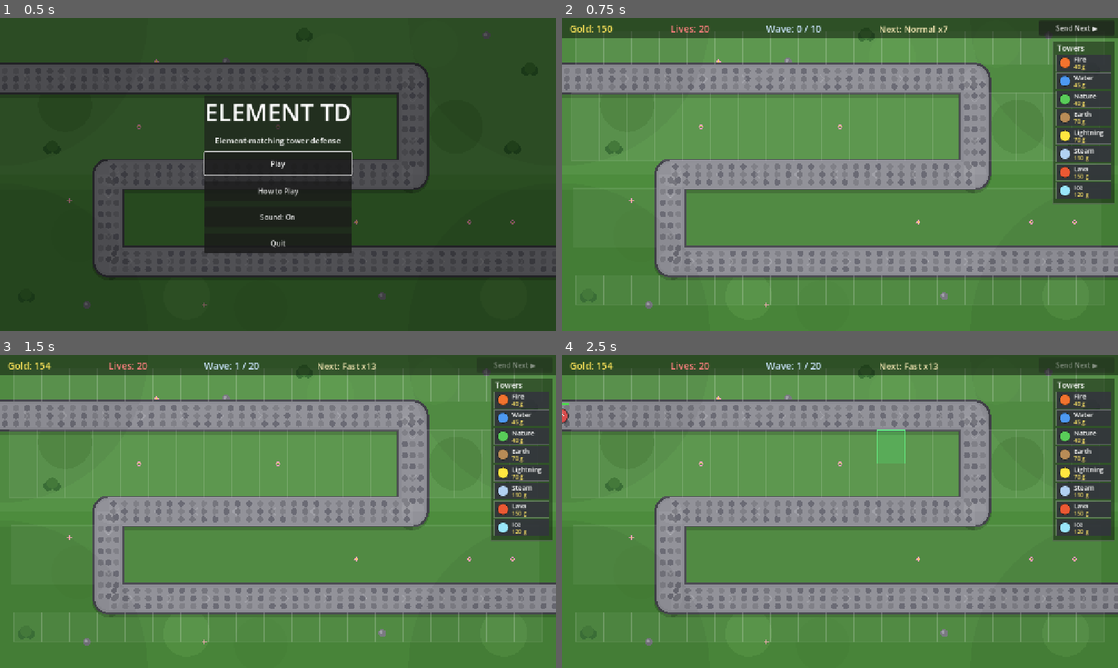
Above: before the commit, frames 1-4 (two rows, left to right).
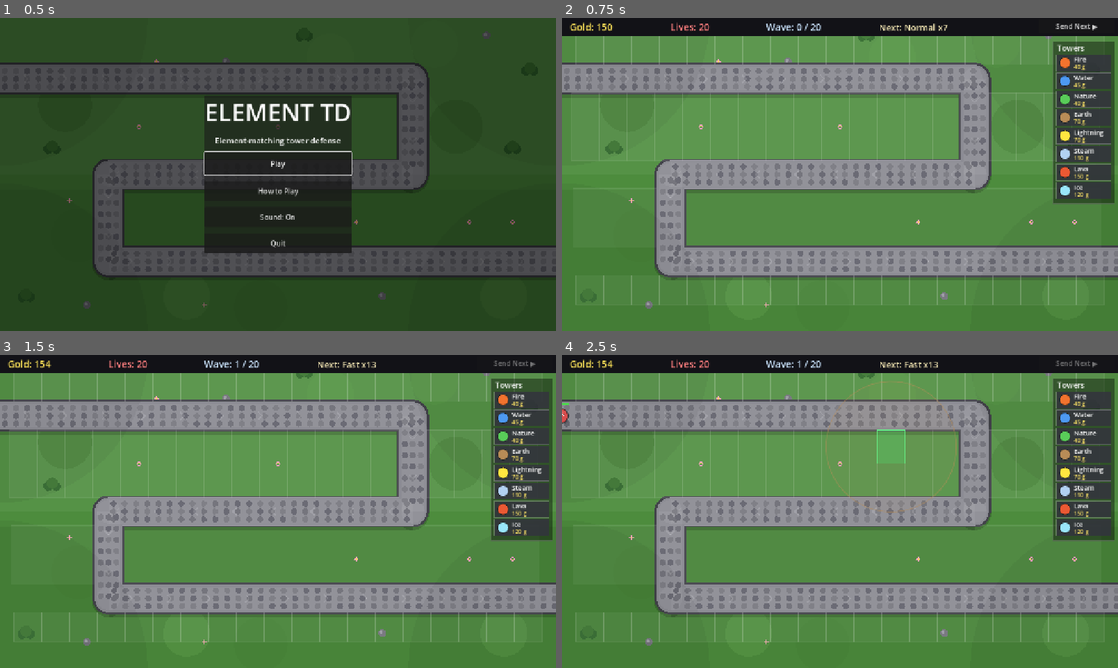
Above: after the commit, the same moments.

Repository: acansahin/godot-tower-defense-
Game: Godot game, scene res://scenes/Menu.tscn
Same seed, same stepped clock (60 frames per second), same inputs: the game is played once before the commit and once after it.
Inputs (mouse positions are in pixels of both pictures, inside the frame that each line leads up to):
- Up to frame 1 (0.5 s): no input
- Up to frame 2 (0.75 s): click "Play" at 0.5 s
- Up to frame 3 (1.5 s): click "Send Next ▶" at 1.25 s
- Up to frame 4 (2.5 s): tap Enter at 2 s; drag from (1084, 458) to (895, 442) at 2.02 s

Frame 1 is identical in both runs. In frame 2, 6.0% of the frame differs, in the area x 0-100%, y 0-7%; in frame 3, 6.4%; in frame 4, 6.6%, in the area x 0-100%, y 0-51%.

Commit message:
Balance the late game, and make tower feedback readable
Play-testing stalled hard at waves 9, 14 and 15. Each looked like its own
problem, but they shared a cause: archetype multipliers stack on top of a
quadratic HP curve, so late waves outran what the gold economy can answer.

Balance:
- Poison no longer checks cc_immune. That flag means crowd-control
  immunity, and poison is damage, not control — gating it there left
  Water, Nature, Ice and Lightning all inert on Immune waves, so a 120g
  Ice tower dropped to 14 DPS. Nature/Ice/Lava are now the answer to them.
- Immune trimmed (hp 1.3 -> 1.15, count x0.85): wave 14's pool was ~36,800
  against wave 13's ~15,800.
- Element mismatch softened (x0.6 -> x0.7). At x0.6 a water-armoured wave
  inflated effective HP 67% against the cheap, popular Fire tower, which
  read as a spike rather than a nudge to diversify.
- HP curve 3n^2 -> 2.55n^2: eases waves 12-20 by ~13% and barely touches
  the early game, instead of patching waves one at a time.

Readability:
- Tower ranges were drawn at alpha 0.08 — invisible. They now brighten on
  hover and preview under the drag ghost, so coverage is judgeable before
  the gold is spent, without a full board becoming a tangle of circles.
- The upgrade hint moved off the tower body to a pair of soft chevrons
  drifting up its left side. On the body the barrel swung over it, and
  towers firing upward looked stubby. The animation runs off the engine
  clock rather than a per-tower timer so every hint moves in lockstep.
- Top grid row sat under the HUD bar. The bar is now 40px and opaque and
  the row spans 40..108, giving it the same 68px height as the lower rows
  with no gap either side. Also fixes the stale "Wave: 0 / 10" placeholder.

Co-Authored-By: Claude Opus 4.8 <noreply@anthropic.com>

Diff:
--- a/godottowerdefense/scenes/HUD.tscn
+++ b/godottowerdefense/scenes/HUD.tscn
@@ -12,16 +12,16 @@
 [node name="Bar" type="ColorRect" parent="."]
 layout_mode = 0
 offset_right = 1280.0
-offset_bottom = 46.0
-color = Color(0, 0, 0, 0.45)
+offset_bottom = 40.0
+color = Color(0.07, 0.07, 0.09, 1)
 mouse_filter = 2
 
 [node name="GoldLabel" type="Label" parent="."]
 layout_mode = 0
 offset_left = 18.0
-offset_top = 9.0
+offset_top = 5.0
 offset_right = 230.0
-offset_bottom = 40.0
+offset_bottom = 36.0
 mouse_filter = 2
 theme_override_colors/font_color = Color(1, 0.9, 0.35, 1)
 theme_override_font_sizes/font_size = 22
@@ -30,9 +30,9 @@
 [node name="LivesLabel" type="Label" parent="."]
 layout_mode = 0
 offset_left = 250.0
-offset_top = 9.0
+offset_top = 5.0
 offset_right = 450.0
-offset_bottom = 40.0
+offset_bottom = 36.0
 mouse_filter = 2
 theme_override_colors/font_color = Color(1, 0.5, 0.5, 1)
 theme_override_font_sizes/font_size = 22
@@ -41,20 +41,20 @@
 [node name="WaveLabel" type="Label" parent="."]
 layout_mode = 0
 offset_left = 470.0
-offset_top = 9.0
+offset_top = 5.0
 offset_right = 720.0
-offset_bottom = 40.0
+offset_bottom = 36.0
 mouse_filter = 2
 theme_override_colors/font_color = Color(0.8, 0.9, 1, 1)
 theme_override_font_sizes/font_size = 22
-text = "Wave: 0 / 10"
+text = "Wave: 0 / 20"
 
 [node name="NextLabel" type="Label" parent="."]
 layout_mode = 0
 offset_left = 730.0
-offset_top = 11.0
+offset_top = 7.0
 offset_right = 1090.0
-offset_bottom = 40.0
+offset_bottom = 36.0
 mouse_filter = 2
 theme_override_colors/font_color = Color(0.95, 0.9, 0.7, 1)
 theme_override_font_sizes/font_size = 20
@@ -63,7 +63,7 @@
 [node name="SendButton" type="Button" parent="."]
 layout_mode = 0
 offset_left = 1098.0
-offset_top = 6.0
+offset_top = 2.0
 offset_right = 1272.0
-offset_bottom = 40.0
+offset_bottom = 36.0
 text = "Send Next ▶"
--- a/godottowerdefense/scenes/Menu.tscn
+++ b/godottowerdefense/scenes/Menu.tscn
@@ -93,8 +93,9 @@
 • Click a tower to upgrade it — the green ▲ appears when you can afford it.
 • Click the small red ✕ on a tower to sell it for half of what you spent.
 • Earth and Lava are ground-only — they cannot hit flyers.
+• Immune enemies shrug off slows and stuns — but poison still hurts them.
 • Elements: fire → nature → earth → water → fire.
-    You deal ×1.75 to the element you beat, ×0.6 to the one that beats you.
+    You deal ×1.75 to the element you beat, ×0.7 to the one that beats you.
 • Send Next ▶ starts the next wave early for bonus gold.
 • Press M to mute all sound.
 • Survive all 20 waves to win."
--- a/godottowerdefense/scripts/enemy.gd
+++ b/godottowerdefense/scripts/enemy.gd
@@ -18,7 +18,7 @@
 var is_boss: bool = false    ## Bosses get a crown + heavier presence.
 var life_cost: int = 1       ## Lives lost if this enemy reaches the end (bosses cost more).
 # Archetype traits (set by WaveManager from the wave's WAVE_TYPES entry).
-var cc_immune: bool = false  ## Ignores slow / poison / stun.
+var cc_immune: bool = false  ## Ignores slow / stun. Poison still applies (it's damage, not control).
 var regen_dps: float = 0.0   ## Heals this much per second.
 var split_into: int = 0      ## Children spawned on death (0 = none).
 var armor_element: String = ""  ## Element matchup vs tower damage element ("" = neutral).
@@ -59,9 +59,10 @@
 	queue_redraw()
 
 ## Deals `dps` damage per second for `time` seconds. Strongest poison wins.
+## Deliberately NOT gated on cc_immune: that flag means crowd-control immunity, and
+## poison is damage rather than control. This is what keeps Nature / Ice / Lava useful
+## against Immune waves instead of leaving most of the roster with no effect at all.
 func apply_poison(dps: float, time: float) -> void:
-	if cc_immune:
-		return
 	_poison_dps = maxf(_poison_dps, dps)
 	_poison_time = maxf(_poison_time, time)
 	queue_redraw()
--- a/godottowerdefense/scripts/game.gd
+++ b/godottowerdefense/scripts/game.gd
@@ -34,7 +34,9 @@
 #   band A (140..360): grass 172..328 (156 tall) -> two 78-tall rows
 #   band B (360..560): grass 392..528 (136 tall) -> two 68-tall rows
 const GRID_ROWS: Array = [
-	Vector2(69.0, 78.0),                          # above the top road
+	# Spans y 40..108: flush under the HUD bar (which ends at 40) and flush against the
+	# top road, so it is the same 68px height as the lower rows with no gap either side.
+	Vector2(74.0, 68.0),                          # above the top road
 	Vector2(211.0, 78.0), Vector2(289.0, 78.0),   # between top & middle roads
 	Vector2(426.0, 68.0), Vector2(494.0, 68.0),   # between middle & bottom roads
 	Vector2(626.0, 68.0),                         # below the bottom road
@@ -109,7 +111,7 @@
 	"fast":   {"name": "Fast",   "color": Color(0.95, 0.85, 0.25), "hp": 0.6, "spd": 1.7, "count": 1.3, "radius": 0.85},
 	"swarm":  {"name": "Swarm",  "color": Color(0.90, 0.50, 0.75), "hp": 0.35, "spd": 1.15, "count": 2.6, "radius": 0.8},
 	"tank":   {"name": "Tank",   "color": Color(0.45, 0.50, 0.55), "hp": 3.0, "spd": 0.6, "count": 0.4, "radius": 1.35},
-	"immune": {"name": "Immune", "color": Color(0.60, 0.62, 0.70), "hp": 1.3, "cc_immune": true},
+	"immune": {"name": "Immune", "color": Color(0.60, 0.62, 0.70), "hp": 1.15, "count": 0.85, "cc_immune": true},
 	"regen":  {"name": "Regen",  "color": Color(0.35, 0.75, 0.40), "hp": 1.0, "count": 0.8, "regen": 0.035},
 	"air":    {"name": "Air",    "color": Color(0.72, 0.78, 0.96), "air": true},
 	"split":  {"name": "Splitter","color": Color(0.85, 0.55, 0.25), "hp": 1.2, "count": 0.7, "split": 2, "radius": 1.15},
@@ -149,7 +151,11 @@
 	"nature": Color(0.35, 0.80, 0.35), "earth": Color(0.72, 0.55, 0.34),
 }
 const ELEMENT_STRONG := 1.75
-const ELEMENT_WEAK := 0.6
+## Mismatched element damage. Kept fairly gentle on purpose: at 0.6 a wave whose armour
+## countered the player's main element (notably the water waves vs. the cheap, popular
+## Fire tower) inflated its effective HP by 67%, which read as a difficulty spike rather
+## than a prompt to diversify.
+const ELEMENT_WEAK := 0.7
 
 ## Damage multiplier for attacker element `atk` hitting armour element `def`.
 func element_mult(atk: String, def: String) -> float:
--- a/godottowerdefense/scripts/main.gd
+++ b/godottowerdefense/scripts/main.gd
@@ -14,6 +14,7 @@
 @onready var preview = $Preview  ## Drag ghost.
 
 var _drag_kind: String = ""  ## Tower type being dragged from the palette ("" = none).
+var _hovered: Tower = null   ## Tower under the mouse, drawn with a clear range ring.
 
 func _ready() -> void:
 	get_tree().paused = false
@@ -44,19 +45,41 @@
 	if Game.is_over:
 		return
 	_drag_kind = kind
+	_set_hovered(null)  # the drag preview takes over; don't compete with a hover ring
 	_update_ghost(get_global_mouse_position())
 
 ## While a drag is active this runs before the GUI so the ghost tracks the mouse
-## and the drop is caught wherever the button is released.
+## and the drop is caught wherever the button is released. With no drag, mouse
+## motion instead highlights whichever tower is under the cursor.
 func _input(event: InputEvent) -> void:
+	if event is InputEventMouseMotion:
+		if _drag_kind == "":
+			_update_hover(get_global_mouse_position())
+		else:
+			_update_ghost(get_global_mouse_position())
+		return
 	if _drag_kind == "":
 		return
-	if event is InputEventMouseMotion:
-		_update_ghost(get_global_mouse_position())
-	elif event is InputEventMouseButton and event.button_index == MOUSE_BUTTON_LEFT \
+	if event is InputEventMouseButton and event.button_index == MOUSE_BUTTON_LEFT \
 			and not event.pressed:
 		_drop(get_global_mouse_position())
 		get_viewport().set_input_as_handled()
+
+## Highlights the tower under the cursor (if any) so its range reads clearly.
+func _update_hover(world_pos: Vector2) -> void:
+	var cell: Rect2 = grid.snap(world_pos)
+	_set_hovered(null if cell.size == Vector2.ZERO else _tower_on_cell(cell.get_center()))
+
+## Single place that swaps the highlight, guarding against a tower that has been
+## sold (queue_free'd) while it was still the hovered one.
+func _set_hovered(tower: Tower) -> void:
+	if _hovered == tower:
+		return
+	if is_instance_valid(_hovered):
+		_hovered.set_highlighted(false)
+	_hovered = tower
+	if is_instance_valid(_hovered):
+		_hovered.set_highlighted(true)
 
 func _update_ghost(world_pos: Vector2) -> void:
 	var cell: Rect2 = grid.snap(world_pos)
@@ -64,7 +87,9 @@
 		preview.hide()
 		return
 	var center := cell.get_center()
-	preview.show_at(cell, _cell_is_free(center) and Game.gold >= _cost(_drag_kind))
+	var d: Dictionary = Game.TOWER_DEFS[_drag_kind]
+	preview.show_at(cell, _cell_is_free(center) and Game.gold >= _cost(_drag_kind),
+			d.get("range", 160.0), d.get("color", Color.WHITE))
 
 func _drop(world_pos: Vector2) -> void:
 	var kind := _drag_kind
@@ -133,6 +158,8 @@
 func _sell_tower(tower: Tower) -> void:
 	Audio.play("sell")
 	Game.add_gold(tower.sell_value())
+	if _hovered == tower:
+		_hovered = null  # it is about to be freed; never keep a dangling reference
 	tower.queue_free()
 
 func _on_game_over() -> void:
--- a/godottowerdefense/scripts/placement_preview.gd
+++ b/godottowerdefense/scripts/placement_preview.gd
@@ -1,18 +1,30 @@
 extends Node2D
 ## Translucent cell that follows the drag onto the build grid. Green marks a
 ## legal cell, red an illegal / unaffordable one. Draws the exact cell rect (in
-## world space) so the ghost matches the grid.
+## world space) so the ghost matches the grid, plus the range the tower being
+## dragged would cover — so coverage can be judged before any gold is spent.
 
 var _rect: Rect2 = Rect2()
 var _valid: bool = true
+var _range: float = 0.0
+var _color: Color = Color.WHITE  ## Element colour of the tower being dragged.
 
-func show_at(rect: Rect2, valid: bool = true) -> void:
+func show_at(rect: Rect2, valid: bool = true, tower_range: float = 0.0,
+		color: Color = Color.WHITE) -> void:
 	_rect = rect
 	_valid = valid
+	_range = tower_range
+	_color = color
 	show()
 	queue_redraw()
 
 func _draw() -> void:
+	# Range first, so the cell outline stays crisp on top of it.
+	if _range > 0.0:
+		var c := _color if _valid else Color(1.0, 0.40, 0.35)
+		var centre := _rect.get_center()
+		draw_circle(centre, _range, Color(c.r, c.g, c.b, 0.07))
+		draw_arc(centre, _range, 0.0, TAU, 64, Color(c.r, c.g, c.b, 0.45), 2.0, true)
 	if _valid:
 		draw_rect(_rect, Color(0.30, 0.90, 0.45, 0.25))
 		draw_rect(_rect, Color(0.40, 1.0, 0.55, 0.85), false, 2.0)
--- a/godottowerdefense/scripts/tower.gd
+++ b/godottowerdefense/scripts/tower.gd
@@ -38,17 +38,28 @@
 const FIRE_SPEEDUP := 0.82   ## fire_interval multiplier per level (lower = faster)
 const SELL_REFUND := 0.5     ## fraction of total_spent returned when sold
 
-# Badge geometry (tower-local). The upgrade arrow sits ON the tower body (inside
-# the cell) so clicking it actually upgrades; the sell badge is tucked into the
-# bottom-right corner — far from the body, so upgrading can't sell by accident.
+# Badge geometry (tower-local). The sell badge is tucked into the bottom-right corner —
+# far from the body, so upgrading can't sell by accident. The upgrade hint is a slim
+# arrow off to the LEFT, clear of the barrel: anything drawn on the body got run over by
+# the barrel as it swung around to track targets.
 const SELL_BADGE_POS := Vector2(22, 24)
 const SELL_BADGE_R := 8.0
-const UPGRADE_BADGE_POS := Vector2(0, -12)
-const UPGRADE_BADGE_R := 12.0
+const UPGRADE_ARROW_X := -26.0  ## Left of the stone base (r=20), still inside the 64px cell.
+const UPGRADE_CHEVRON_PERIOD := 1.4  ## Seconds for one chevron to drift up and fade out.
 
 var _cooldown: float = 0.0
 var _aim_dir: Vector2 = Vector2.UP  ## Barrel direction, eased toward the target.
 var _recoil: float = 0.0            ## 1 → 0 kick after firing.
+var _highlighted: bool = false      ## Hovered by the mouse: draw the range clearly.
+
+## Turns the clear range indicator on/off (Main drives this from mouse hover). Only
+## repaints on an actual change — an idle tower with no target never redraws on its
+## own (see _process), so without this the ring would not appear until it fired.
+func set_highlighted(value: bool) -> void:
+	if _highlighted == value:
+		return
+	_highlighted = value
+	queue_redraw()
 
 ## Configures this tower from a Game.TOWER_DEFS id. Call right after instantiate.
 func setup_def(def_id: String) -> void:
@@ -76,6 +87,10 @@
 func can_upgrade() -> bool:
 	return level < MAX_LEVEL
 
+## True when the upgrade hint should be on screen: another level exists and it's affordable.
+func _upgrade_ready() -> bool:
+	return can_upgrade() and Game.gold >= upgrade_cost()
+
 ## Gold cost of the NEXT upgrade (build_cost x current level: e.g. 40, 80).
 func upgrade_cost() -> int:
 	return build_cost * level
@@ -109,7 +124,8 @@
 			_aim_dir = Vector2.from_angle(lerp_angle(_aim_dir.angle(), to.angle(), 0.2))
 	if _recoil > 0.0:
 		_recoil = maxf(0.0, _recoil - delta * 6.0)
-	if target != null or _recoil > 0.0:
+	# An idle tower never repaints on its own, so the animated hint needs to ask for it.
+	if target != null or _recoil > 0.0 or _upgrade_ready():
 		queue_redraw()
 	if _cooldown > 0.0:
 		_cooldown -= delta
@@ -156,8 +172,14 @@
 	p.stun_time = stun_time
 
 func _draw() -> void:
-	# Faint range indicator in the element's colour.
-	draw_arc(Vector2.ZERO, tower_range, 0.0, TAU, 48, Color(element_color.r, element_color.g, element_color.b, 0.08), 2.0, true)
+	# Range indicator in the element's colour: quiet by default so a full board stays
+	# readable, clear while hovered so the player can judge coverage.
+	var ec := element_color
+	if _highlighted:
+		draw_circle(Vector2.ZERO, tower_range, Color(ec.r, ec.g, ec.b, 0.07))
+		draw_arc(Vector2.ZERO, tower_range, 0.0, TAU, 64, Color(ec.r, ec.g, ec.b, 0.50), 2.5, true)
+	else:
+		draw_arc(Vector2.ZERO, tower_range, 0.0, TAU, 48, Color(ec.r, ec.g, ec.b, 0.12), 2.0, true)
 	# Flat drop shadow under the base.
 	draw_set_transform(Vector2(0, 16), 0.0, Vector2(1.0, 0.45))
 	draw_circle(Vector2.ZERO, 18.0, Color(0, 0, 0, 0.20))
@@ -166,6 +188,10 @@
 	draw_circle(Vector2.ZERO, 20.0, Color(0.20, 0.19, 0.23))
 	draw_circle(Vector2.ZERO, 15.0, Color(0.30, 0.28, 0.33))
 	draw_arc(Vector2.ZERO, 20.0, 0.0, TAU, 28, Color(0, 0, 0, 0.4), 1.5, true)
+	# Drawn BEFORE the barrel: the badge sits at (0,-12) with r=12, exactly where the
+	# barrel points when aiming up, and on top it hid the barrel completely — towers
+	# firing at the upper road looked stubby. Underneath, its sides still read clearly.
+	_draw_upgrade_badge()
 	# Barrel + element orb, aimed at the target and kicked back while firing.
 	var back := _aim_dir * (-_recoil * 4.0)
 	var tip := _aim_dir * 24.0 + back
@@ -180,25 +206,48 @@
 		draw_string(font, tip + Vector2(-5, 5), display_name.substr(0, 1),
 				HORIZONTAL_ALIGNMENT_LEFT, -1, 14, Color(0.08, 0.08, 0.10))
 	_draw_level_pips(element_color.lightened(0.35))
-	_draw_upgrade_badge()
+	# Sell badge stays ON TOP: unlike the upgrade badge it is a click target, so it must
+	# never end up hidden under the barrel.
 	_draw_sell_badge()
 
-## Green up-arrow badge above the tower, shown only while an upgrade is both
-## available and affordable. Clicking such a tower upgrades it (see Main). The
-## cost sits above the badge. Called last from each subclass's _draw().
+## Upgrade hint, shown only while another level exists and is affordable: a slim green
+## arrow bobbing gently to the tower's left, with the cost to its right. Clicking the
+## tower anywhere upgrades it (see Main), so this is purely a signal — which is why it can
+## sit off the body, clear of the swinging barrel.
 func _draw_upgrade_badge() -> void:
-	if not can_upgrade() or Game.gold < upgrade_cost():
+	if not _upgrade_ready():
 		return
-	var c := UPGRADE_BADGE_POS
-	draw_circle(c, UPGRADE_BADGE_R, Color(0.15, 0.70, 0.30))
-	draw_arc(c, UPGRADE_BADGE_R, 0.0, TAU, 24, Color(1, 1, 1, 0.95), 2.0, true)
-	draw_colored_polygon(PackedVector2Array([
-		c + Vector2(0, -6), c + Vector2(6, 4), c + Vector2(-6, 4),
-	]), Color.WHITE)
+	# A SHARED clock, not a per-tower timer: towers are built at different moments, so
+	# per-tower phases drifted apart and a row of hints looked like scattered noise.
+	# Off the engine clock every tower animates in lockstep.
+	var t := Time.get_ticks_msec() / 1000.0
+	# Two chevrons half a cycle apart, each drifting upward as it fades — reads as a soft
+	# continuous "up" without anything snapping back to its start.
+	for i in 2:
+		var p := fposmod(t / UPGRADE_CHEVRON_PERIOD + i * 0.5, 1.0)
+		_draw_chevron(Vector2(UPGRADE_ARROW_X, lerpf(6.0, -8.0, p)), sin(p * PI))
 	var font := ThemeDB.fallback_font
 	if font != null:
-		draw_string(font, c + Vector2(-22, -14), "%d g" % upgrade_cost(),
-				HORIZONTAL_ALIGNMENT_CENTER, 44, 14, Color(1, 0.95, 0.6))
+		# Steady (not animated) on the right, where it clears both the HUD bar and neighbours.
+		draw_string(font, Vector2(16, -7), "%d g" % upgrade_cost(),
+				HORIZONTAL_ALIGNMENT_LEFT, -1, 14, Color(1, 0.95, 0.6))
+
+## One soft chevron ("^") at `o`, faded to `alpha`. draw_line has no round-cap option, so
+## dots at the ends and the apex do the rounding — that is what keeps it friendly rather
+## than a hard triangle.
+func _draw_chevron(o: Vector2, alpha: float) -> void:
+	var col := Color(0.45, 1.0, 0.55, alpha)
+	var edge := Color(0.0, 0.0, 0.0, 0.30 * alpha)
+	var l := o + Vector2(-6.0, 4.0)
+	var m := o + Vector2(0.0, -3.0)
+	var r := o + Vector2(6.0, 4.0)
+	# Dark silhouette underneath keeps it legible over light grass.
+	draw_line(l, m, edge, 6.0, true)
+	draw_line(m, r, edge, 6.0, true)
+	draw_line(l, m, col, 3.5, true)
+	draw_line(m, r, col, 3.5, true)
+	for p in [l, m, r]:
+		draw_circle(p, 1.75, col)
 
 ## Red ✕ badge (always shown) to sell the tower for half its invested gold; the
 ## refund amount is printed just below it.
--- a/godottowerdefense/scripts/wave_manager.gd
+++ b/godottowerdefense/scripts/wave_manager.gd
@@ -83,7 +83,10 @@
 	var def: Dictionary = Game.WAVES[_wave - 1]
 	_type_def = Game.WAVE_TYPES[def["type"]]
 	# Base scaling (quadratic HP so towers must keep pace) x archetype multipliers.
-	var base_hp := 20.0 + _wave * 10.0 + _wave * _wave * 3.0
+	# The quadratic term is deliberately gentle: archetype multipliers stack on top of
+	# it, so a steeper curve made the late waves (14+) spike well past what the gold
+	# economy can answer.
+	var base_hp := 20.0 + _wave * 10.0 + _wave * _wave * 2.55
 	var base_spd := 60.0 + _wave * 6.0
 	var base_count := 5 + int(_wave * 2.5)
 	_hp = base_hp * float(_type_def.get("hp", 1.0))
Not shown, added: godottowerdefense/scripts/menu.gd.uid
Not shown, changed: godottowerdefense/README.md
